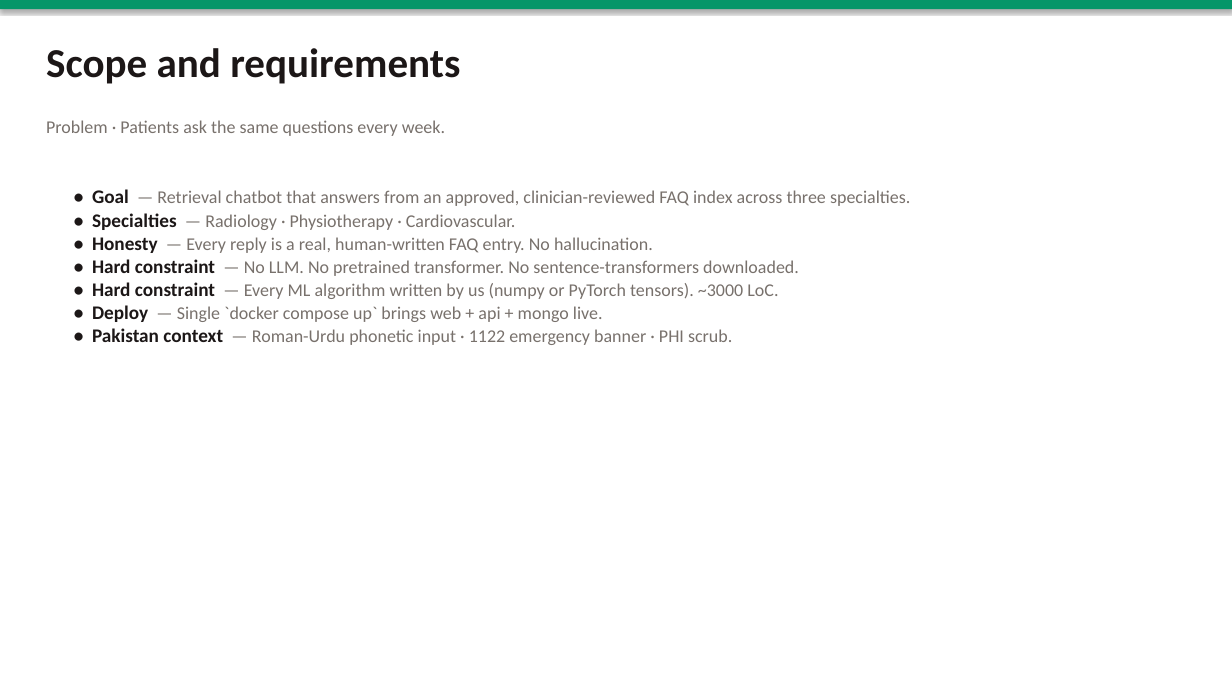
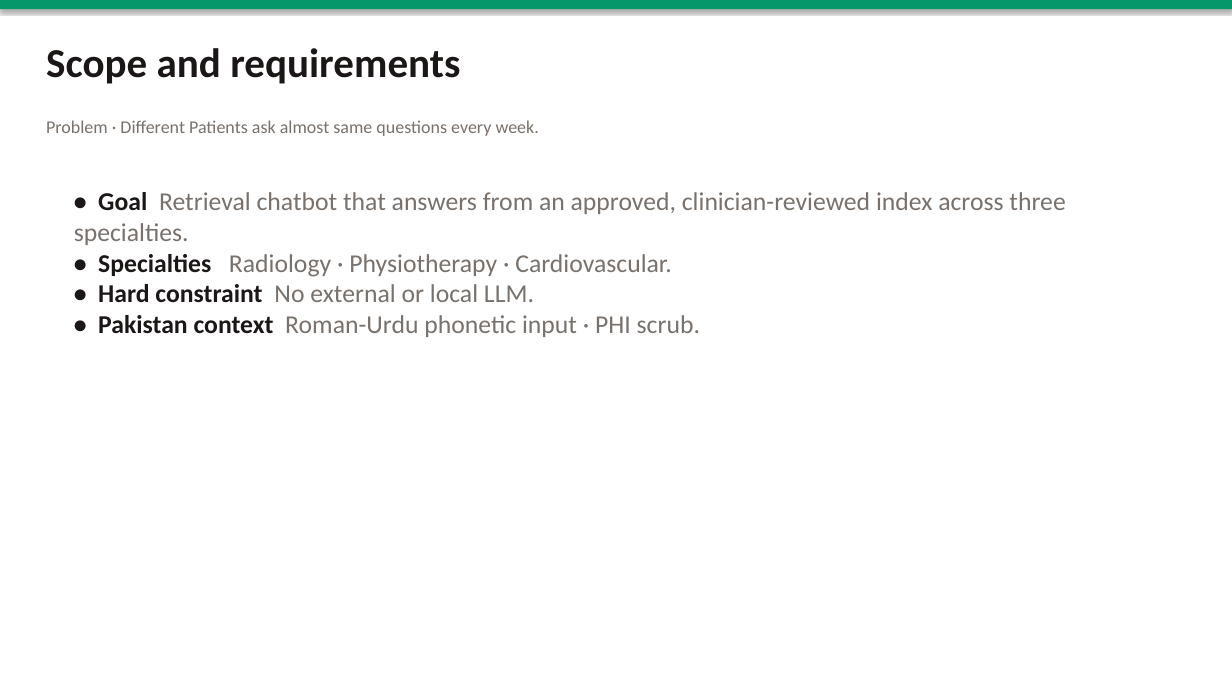
Before and after one commit to AbdulGhani002/medical-faq-auto, a slide deck: slide 2 of MedFAQ_Slides.pptx. Drawn at 1232x693 pixels with LibreOffice and Linux fonts; fonts in the diff are those of the drawing. Boxes give left, top, right and bottom in pixels: in the first picture for what was removed or moved away, otherwise in the second. Text is boxed around its words. In the diff, an @@ line names an element or a change of style, - is before the commit and + after.

```diff
--- a/MedFAQ_Slides.pptx
+++ b/MedFAQ_Slides.pptx
@@ text at (46,120,539,136): text changed @@
-Problem · Patients ask the same questions every week.
+Problem · Different Patients ask almost same questions every week.
@@ text at (74,192,1065,337): text changed; size 14 to 20 pt @@
-• Goal — Retrieval chatbot that answers from an approved, clinician-reviewed FAQ index across three specialties.
-• Specialties — Radiology · Physiotherapy · Cardiovascular.
-• Honesty — Every reply is a real, human-written FAQ entry. No hallucination.
-• Hard constraint — No LLM. No pretrained transformer. No sentence-transformers downloaded.
-• Hard constraint — Every ML algorithm written by us (numpy or PyTorch tensors). ~3000 LoC.
-• Deploy — Single `docker compose up` brings web + api + mongo live.
-• Pakistan context — Roman-Urdu phonetic input · 1122 emergency banner · PHI scrub.
+• Goal Retrieval chatbot that answers from an approved, clinician-reviewed index across three specialties.
+• Specialties Radiology · Physiotherapy · Cardiovascular.
+• Hard constraint No external or local LLM.
+• Pakistan context Roman-Urdu phonetic input · PHI scrub.
```
Also in this commit, not shown: 10 other slides changed, 4 other files.
